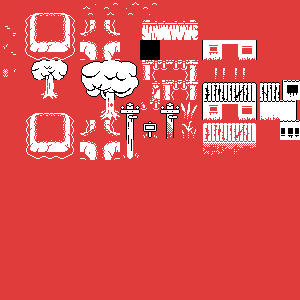
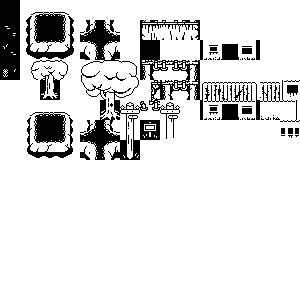
Layers edited between the first and the second 300 × 300 image:
painted on "Layer 52" over [31, 40, 300, 151]
added layer "Layer 65" above "Background" over [0, 0, 300, 160]
hid "Background" over [0, 0, 300, 300]
